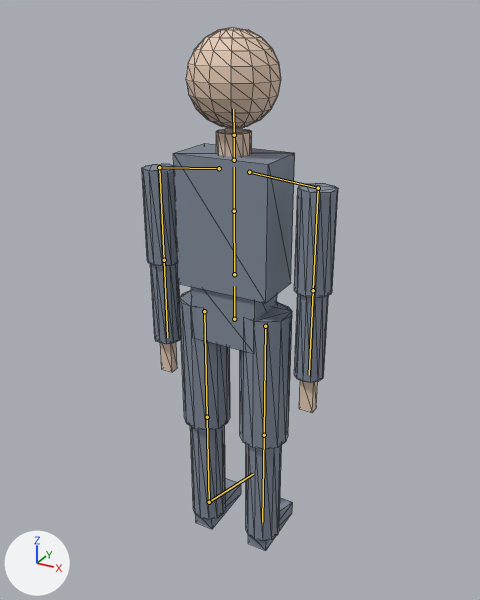
Before and after pictures for a commit that changed the glTF model assets/characters/male_basic.glb.
One viewpoint serves both versions: a 50 mm lens placed at (0.929, -1.654, 1.746), pointed at (-0.015, 0.062, 0.888). Every picture has the same lights, and +X, +Y and +Z are marked at lower left. The older version comes first. The bones that change, and the others that lie on the model, are drawn over the model as lines. Mesh edges are drawn as thin lines.

The first picture shows 'MaleBasic_Mesh'.
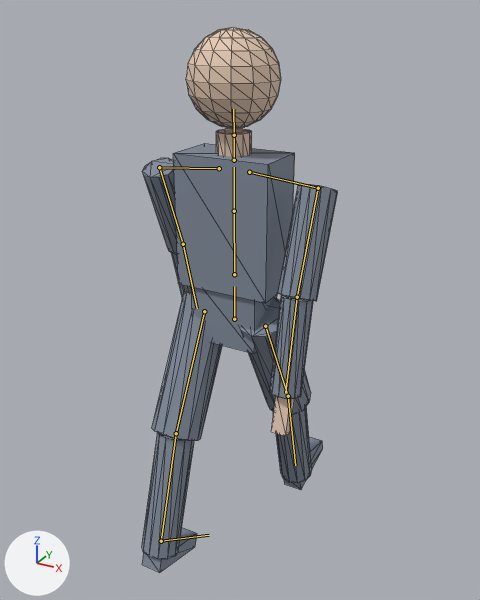
The newer file adds an action. The first version stands in its rest pose; the second is drawn at frame 1 of the action 'Walk'.

What differs and where, as boxes [x1, y1, x2, y2] in the pictures (480 x 600 px):
'MaleBasic_Mesh', posed
    before: [142, 27, 338, 550]
    after: [142, 27, 338, 573]
bone 'UpperArm_L', root to tip
    before: (318, 188) to (313, 290)
    after: (318, 188) to (297, 297)
bone 'Forearm_L', root to tip
    before: (313, 290) to (309, 375)
    after: (297, 297) to (285, 393)
bone 'UpperArm_R', root to tip
    before: (159, 167) to (164, 260)
    after: (159, 167) to (183, 244)
bone 'Forearm_R', root to tip
    before: (164, 260) to (167, 337)
    after: (183, 244) to (197, 308)
bone 'Thigh_L', root to tip
    before: (265, 326) to (264, 435)
    after: (265, 326) to (288, 396)
bone 'Shin_L', root to tip
    before: (264, 435) to (262, 522)
    after: (288, 396) to (295, 465)
bone 'Thigh_R', root to tip
    before: (204, 311) to (207, 417)
    after: (204, 311) to (176, 433)
bone 'Shin_R', root to tip
    before: (207, 417) to (209, 502)
    after: (176, 433) to (161, 541)

The change, as a list of edits to the scene's bpy script:
```text
Change bone_upperarm_l:
    where bone_upperarm_l = bpy.data.objects['MaleBasic_Armature'].pose.bones['UpperArm_L']  # child of 'Shoulder_L'
    bone_upperarm_l.rotation_quaternion: (1.0, 0.0, 0.0, 0.0) -> (0.982, -0.191, 0.0, 0.0)  # degrees (0, 0, 0) -> degrees (-22, 0, 0)
Change bone_forearm_l:
    where bone_forearm_l = bpy.data.objects['MaleBasic_Armature'].pose.bones['Forearm_L']  # child of 'UpperArm_L'
    bone_forearm_l.rotation_quaternion: (1.0, 0.0, 0.0, 0.0) -> (0.996, 0.087, 0.0, 0.0)  # degrees (0, 0, 0) -> degrees (10, 0, 0)
Change bone_upperarm_r:
    where bone_upperarm_r = bpy.data.objects['MaleBasic_Armature'].pose.bones['UpperArm_R']  # child of 'Shoulder_R'
    bone_upperarm_r.rotation_quaternion: (1.0, 0.0, 0.0, 0.0) -> (0.982, 0.191, 0.0, 0.0)  # degrees (0, 0, 0) -> degrees (22, 0, 0)
Change bone_forearm_r:
    where bone_forearm_r = bpy.data.objects['MaleBasic_Armature'].pose.bones['Forearm_R']  # child of 'UpperArm_R'
    bone_forearm_r.rotation_quaternion: (1.0, 0.0, 0.0, 0.0) -> (0.999, -0.052, 0.0, 0.0)  # degrees (0, 0, 0) -> degrees (-6, 0, 0)
Change bone_thigh_l:
    where bone_thigh_l = bpy.data.objects['MaleBasic_Armature'].pose.bones['Thigh_L']  # child of 'Hips'
    bone_thigh_l.rotation_quaternion: (1.0, 0.0, 0.0, 0.0) -> (-0.97, -0.242, 0.0, 0.0)  # degrees (0, 0, 0) -> degrees (28, 0, 0)
Change bone_shin_l:
    where bone_shin_l = bpy.data.objects['MaleBasic_Armature'].pose.bones['Shin_L']  # child of 'Thigh_L'
    bone_shin_l.rotation_quaternion: (1.0, 0.0, 0.0, 0.0) -> (0.993, -0.122, 0.0, 0.0)  # degrees (0, 0, 0) -> degrees (-14, 0, 0)
Change bone_thigh_r:
    where bone_thigh_r = bpy.data.objects['MaleBasic_Armature'].pose.bones['Thigh_R']  # child of 'Hips'
    bone_thigh_r.rotation_quaternion: (1.0, 0.0, 0.0, 0.0) -> (0.97, -0.242, 0.0, 0.0)  # degrees (0, 0, 0) -> degrees (-28, 0, 0)
Change bone_shin_r:
    where bone_shin_r = bpy.data.objects['MaleBasic_Armature'].pose.bones['Shin_R']  # child of 'Thigh_R'
    bone_shin_r.rotation_quaternion: (1.0, 0.0, 0.0, 0.0) -> (0.996, 0.087, 0.0, 0.0)  # degrees (0, 0, 0) -> degrees (10, 0, 0)
```
